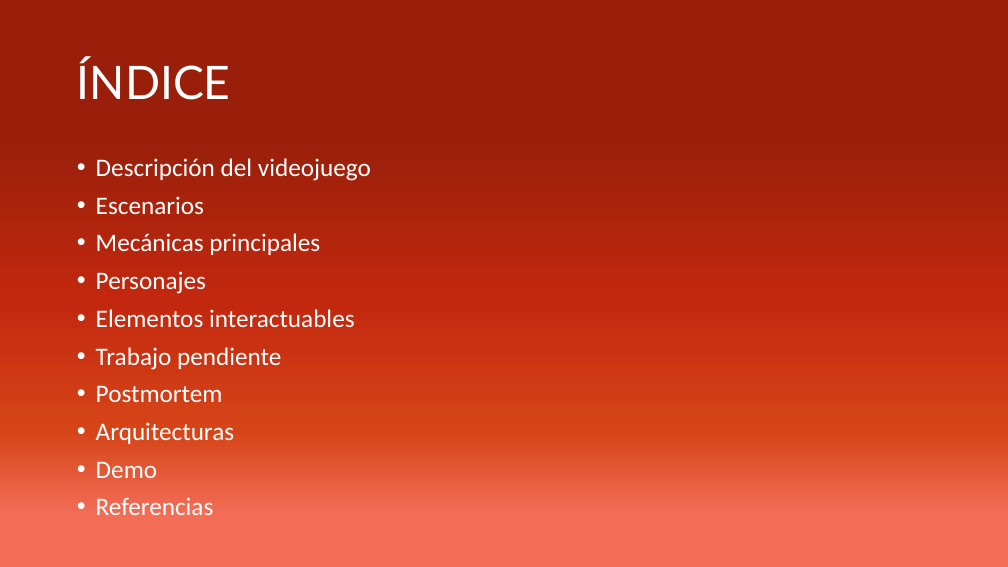
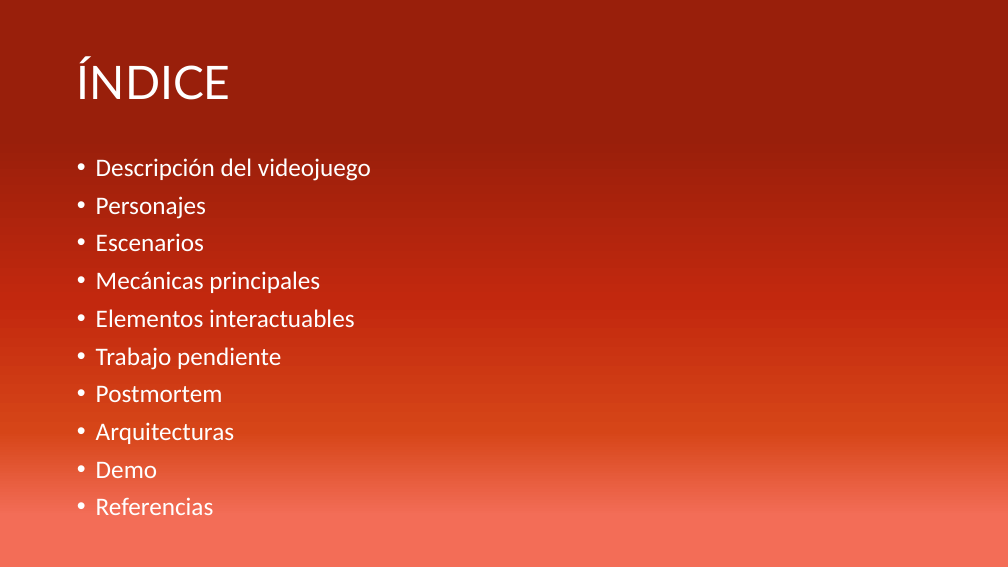
Before and after one commit to AdriSC/ProyectoFinalDVI, a slide deck: slide 2 of Presentacion Super Meat Boy.pptx. Drawn at 1008x567 pixels with LibreOffice and Linux fonts; fonts in the diff are those of the drawing. Boxes give left, top, right and bottom in pixels: in the first picture for what was removed or moved away, otherwise in the second. Text is boxed around its words. In the diff, an @@ line names an element or a change of style, - is before the commit and + after.

```diff
--- a/Presentacion Super Meat Boy.pptx
+++ b/Presentacion Super Meat Boy.pptx
@@ text at (x1=96, y1=196, x2=206, y2=219): paragraph added @@
+• Personajes
@@ text at (x1=96, y1=271, x2=206, y2=294): paragraph removed @@
-• Personajes
```
Also in this commit, not shown: 1 other slide changed, 1 other file.
